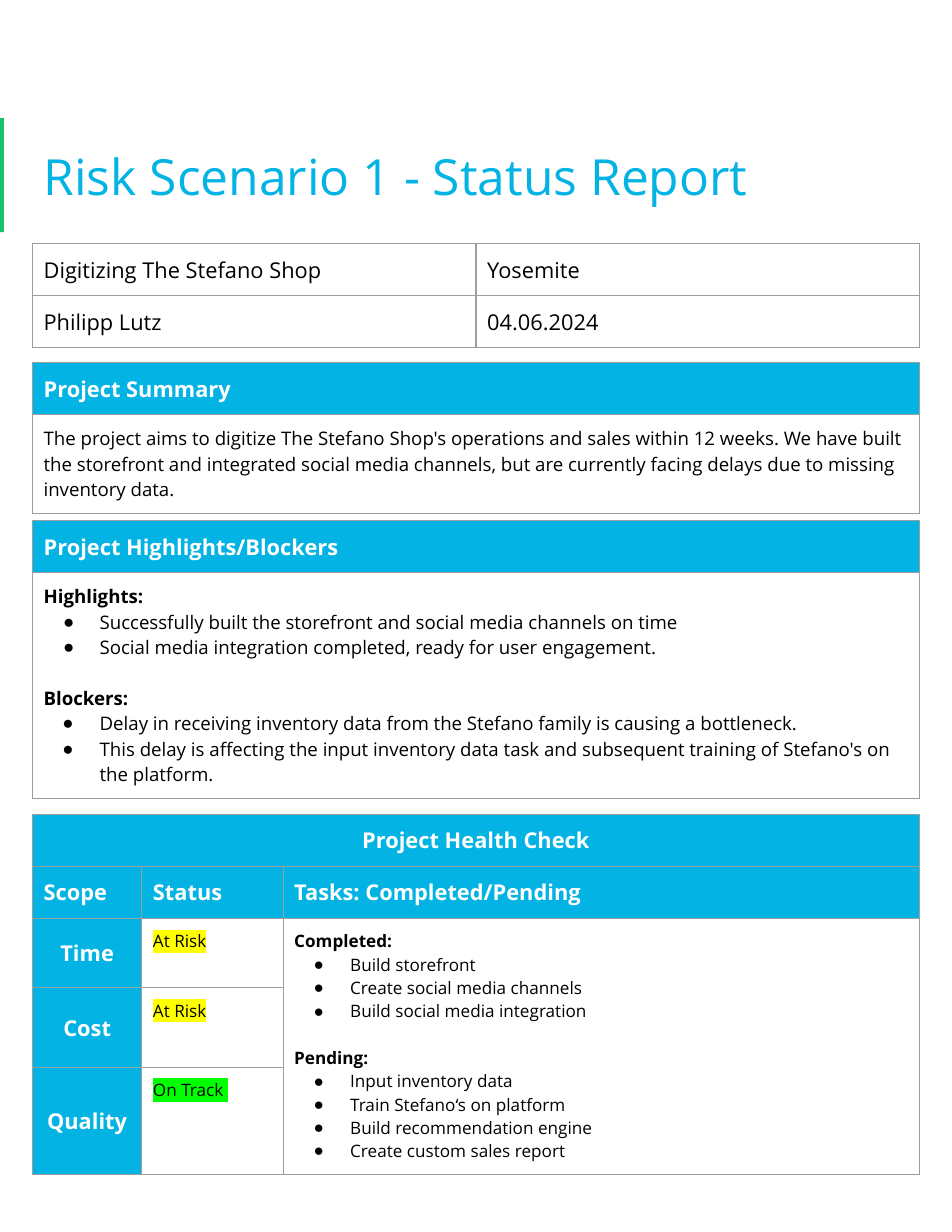
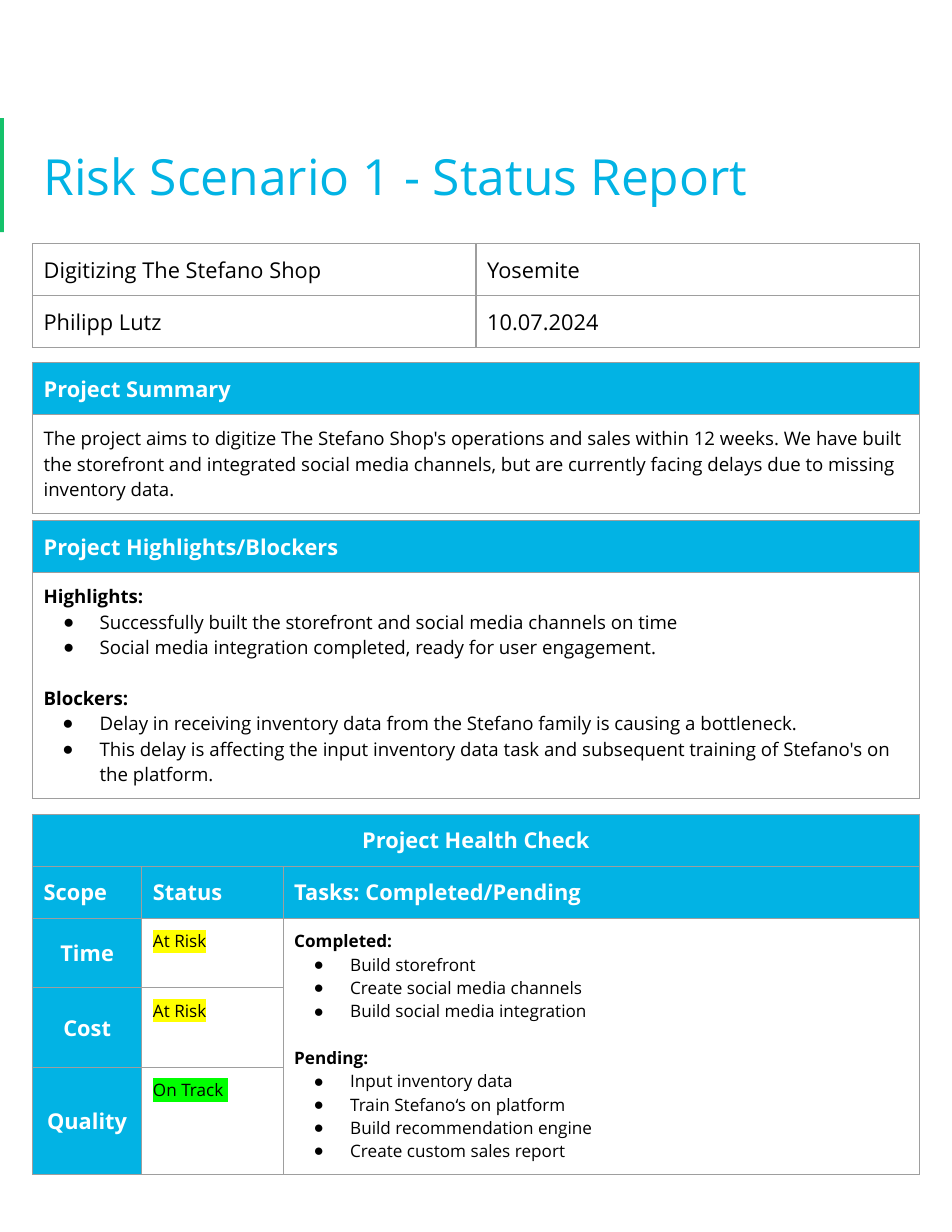
Before and after one commit to PH1LUTZ/Digital-Project-Management, a slide deck: slide 31 of digital-project-manager-2024-q1.pptx. Drawn at 952x1232 pixels with LibreOffice and Linux fonts; fonts in the diff are those of the drawing; background and template pictures are left out. Boxes give left, top, right and bottom in pixels: in the first picture for what was removed or moved away, otherwise in the second. Text is boxed around its words. In the diff, an @@ line names an element or a change of style, - is before the commit and + after.

```diff
--- a/digital-project-manager-2024-q1.pptx
+++ b/digital-project-manager-2024-q1.pptx
@@ table at bbox=[32, 244, 920, 342] @@
-row 2, column 2: 04.06.2024
+row 2, column 2: 10.07.2024
```
Also in this commit, not shown: 4 other slides changed, 1 other file.
